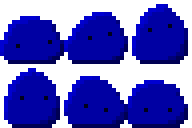
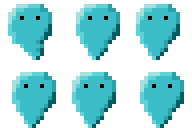
Layers edited between the first and the second 192 x 128 image:
added group "tex_player_jump copy" with 1 layers above "tex_player_jump" over [8, 4, 184, 128]
added layer "Layer 2 copy" (1st of 3, in "tex_player_jump copy") in group "tex_player_jump copy" over [8, 4, 184, 128]
moved "Layer 2" into group "tex_player_idle", painted on it over [0, 4, 188, 128]
renamed "Group 1" to "tex_player_walk", hid the group it (1 layers) over [0, 4, 188, 128]
renamed "Layer 1" to "Layer 2 copy", blend multiply → normal, painted on it over [0, 4, 188, 128]
